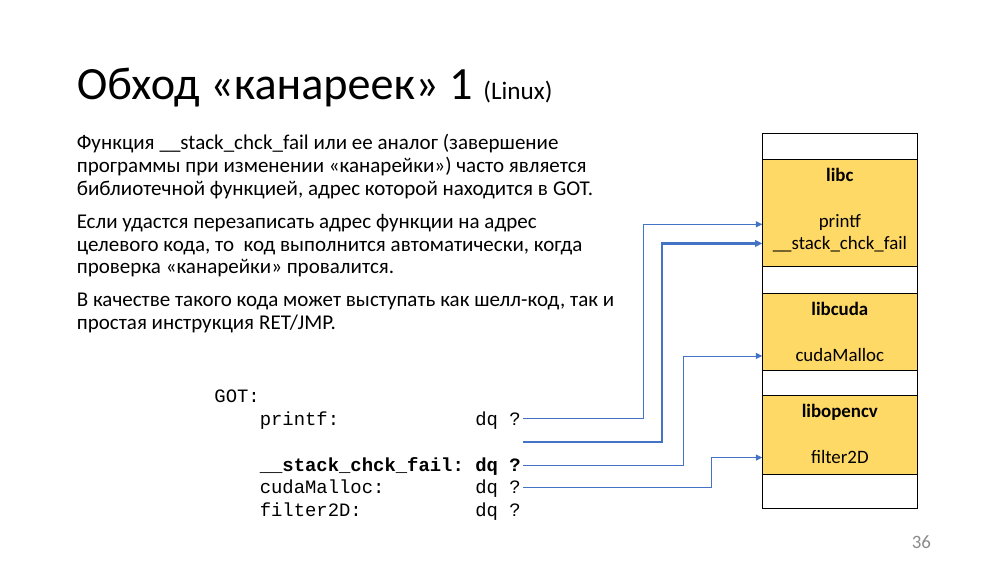
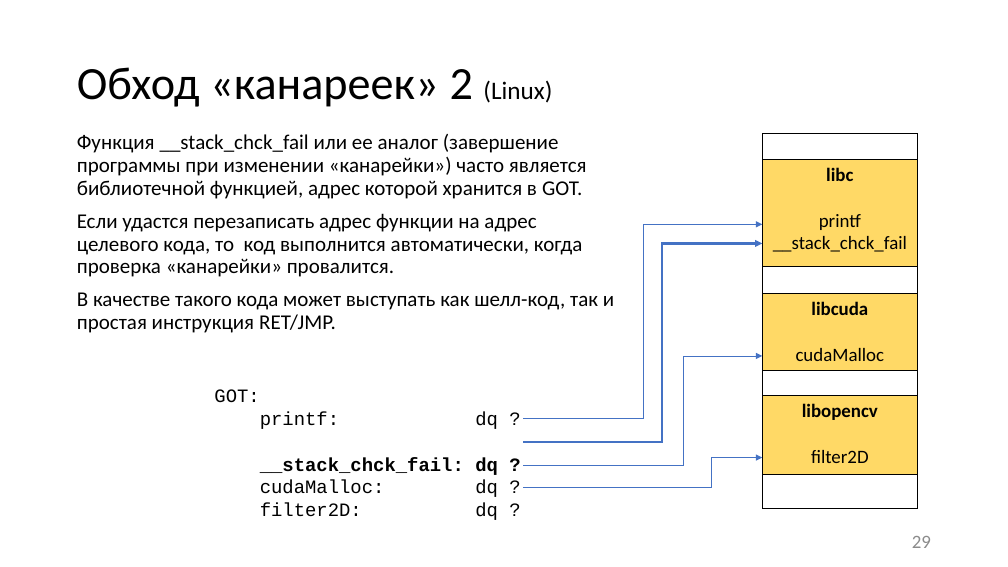
Before and after one commit to itsecd/low-level-programming, a slide deck: slide 29 of Lectures/6.Vulnerabilities/Lecture6.pptx (slide 36 before the commit). Drawn at 1008x567 pixels with LibreOffice and Linux fonts; fonts in the diff are those of the drawing. Boxes give left, top, right and bottom in pixels: in the first picture for what was removed or moved away, otherwise in the second. Text is boxed around its words. In the diff, an @@ line names an element or a change of style, - is before the commit and + after.

```diff
--- a/Lectures/6.Vulnerabilities/Lecture6.pptx
+++ b/Lectures/6.Vulnerabilities/Lecture6.pptx
@@ title at [77,67,552,107]: text changed @@
-Обход «канареек» 1 (Linux)
+Обход «канареек» 2 (Linux)
@@ text at [77,134,587,199]: text changed @@
-Функция __stack_chck_fail или ее аналог (завершение программы при изменении «канарейки») часто является библиотечной функцией, адрес которой находится в GOT.
+Функция __stack_chck_fail или ее аналог (завершение программы при изменении «канарейки») часто является библиотечной функцией, адрес которой хранится в GOT.
@@ page number at [912,536,931,548]: text changed @@
-36
+29
```
Also in this commit, not shown: 26 other slides changed, 2 slides added, 1 slide removed, 1 other file.
